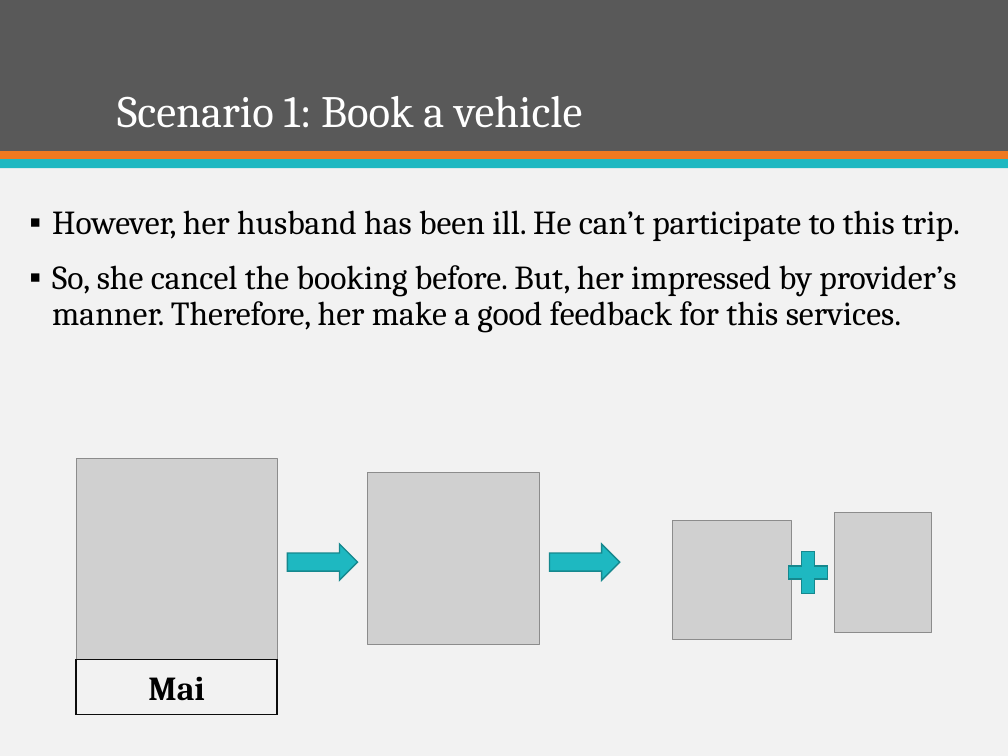
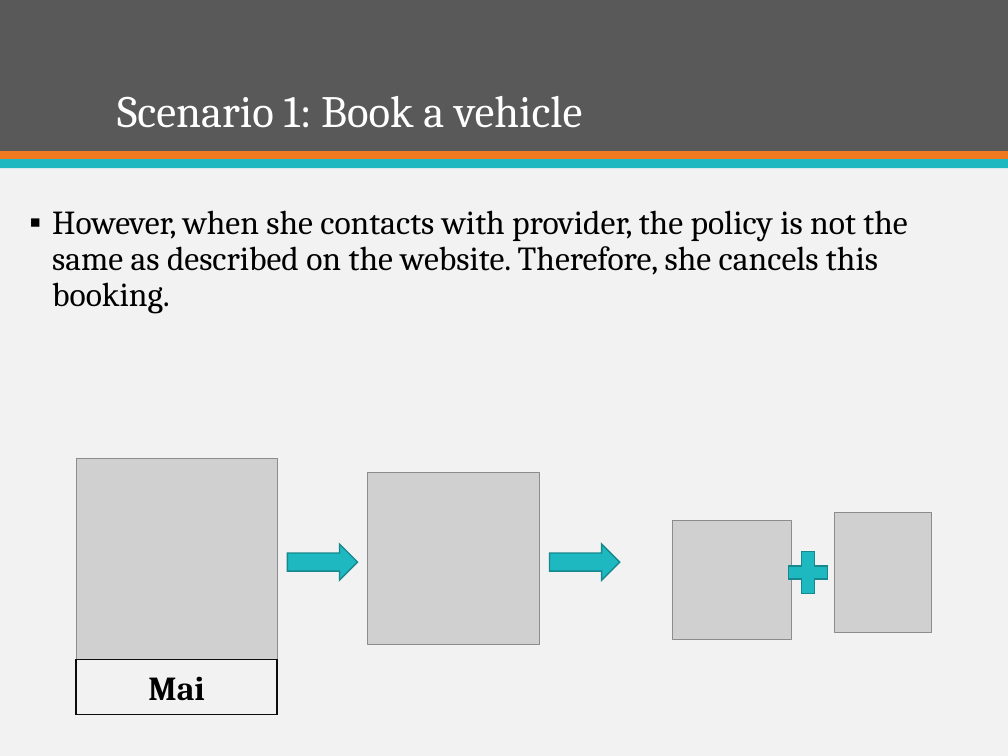
Before and after one commit to firzgard/CarRentalPortal, a slide deck: slide 41 of slide/CAR RENTAL PORTAL-Official.pptx (slide 40 before the commit). Drawn at 1008x756 pixels with LibreOffice and Linux fonts; fonts in the diff are those of the drawing; grey boxes stand for pictures. Boxes give left, top, right and bottom in pixels: in the first picture for what was removed or moved away, otherwise in the second. Text is boxed around its words. In the diff, an @@ line names an element or a change of style, - is before the commit and + after.

Commit message:
update

```diff
--- a/slide/CAR RENTAL PORTAL-Official.pptx
+++ b/slide/CAR RENTAL PORTAL-Official.pptx
@@ text at (52, 210, 907, 314): text changed @@
-▪ However, her husband has been ill. He can’t participate to this trip.
-▪ So, she cancel the booking before. But, her impressed by provider’s manner. Therefore, her make a good feedback for this services.
+▪ However, when she contacts with provider, the policy is not the same as described on the website. Therefore, she cancels this booking.
```
Also in this commit, not shown: 2 other slides changed, 5 slides added.
